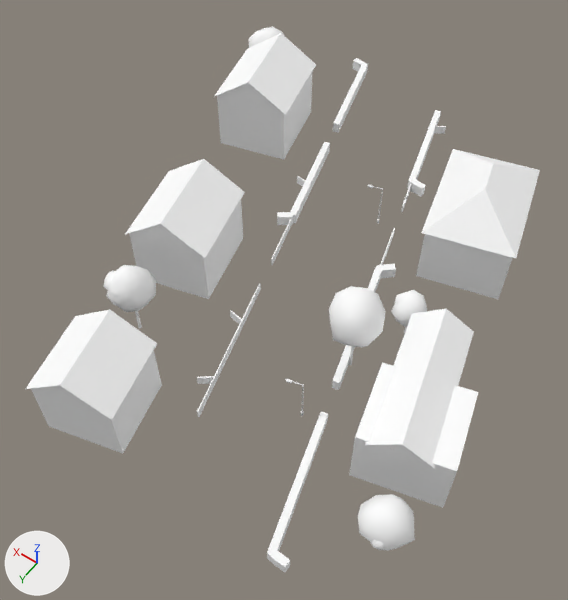
Renders of the glTF model cities/arlov-borggatan/pack/tiles/c-3_3.glb from each side of a commit.
The view is the same before and after, from a camera (50 mm lens) standing at (-178.1, 262.0, 76.9) and looking at (-146.8, 218.2, 8.1). Every picture has the same lights, and +X, +Y and +Z are marked at lower left. The older version comes first. Where no turn or scale is listed for an object, it has been applied to the vertices. Vertices at exactly the same position are counted once.

The first picture shows 'SM_Building_w208681051', 'SM_Building_w208681053', 'SM_Building_w208681054', 'SM_Building_w208681055', 'SM_Trees_-3_3', 'SM_Wall_Hedge_-3_3' and 1 more.
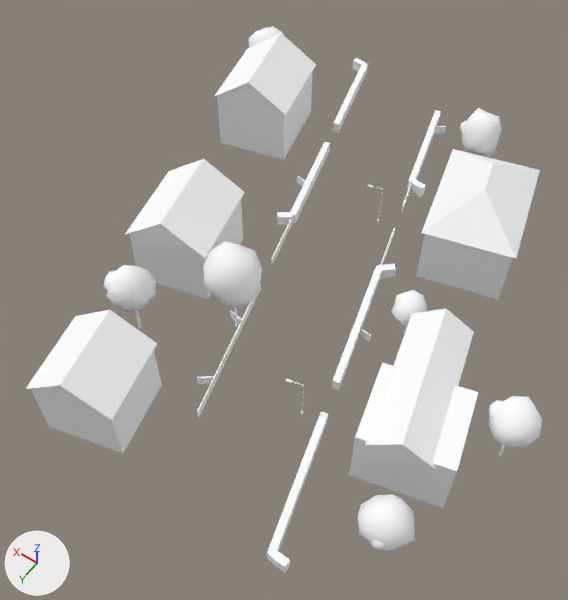
The newer file is also turned or shifted as a whole; pictures and numbers use the older file's frame.

What changed in the scene script:
```text
Change me_sm_trees__3_3:
    used by ob_sm_trees__3_3; location = (-145.9, 210.9, 11.7)
    remove me_sm_trees__3_3.from_pydata(...)  # 690 vertices, 1260 faces; spans x -26.6..26.6, y -26.6..26.6, z -6.0..6.0
    add me_sm_trees__3_3.from_pydata(...)  # 966 vertices, 1764 faces; spans x -31.1..26.6, y -26.6..26.6, z -6.1..7.4
    me_sm_trees__3_3 part 1: the loose piece of 12 vertices spanning x -11.1..-10.7, y 8.8..9.2, z -5.5..-0.4 is scaled about its middle by (0.828, 0.838, 0.793), then moved by (-17.7, 0.2, -0.9)
    me_sm_trees__3_3 part 2: the loose piece of 12 vertices spanning x 10.3..10.7, y 18.4..18.7, z -5.2..-1.0 is copied, and the copy is scaled about its middle by (1.06, 1.06, 1.26), then moved by (-8.5, -6.4, 0.5); it spans x 1.8..2.2, y 12.0..12.4, z -5.3..0.0
    me_sm_trees__3_3 part 3: the loose piece of 42 vertices spanning x -13.9..-8.0, y 6.4..12.0, z -0.3..6.0 is deleted
    me_sm_trees__3_3 part 4: 126 vertices added at x -31.1..-25.9, y 6.7..11.8, z -2.1..3.4
    me_sm_trees__3_3 part 5: 126 vertices added at x -10.6..-5.7, y -25.0..-20.4, z 0.1..5.9
    me_sm_trees__3_3 part 6: 126 vertices added at x -0.9..4.9, y 9.5..14.8, z -0.3..7.4
    other edits to the shape of me_sm_trees__3_3 do not show in these pictures
```

Where the change shows, as pixel boxes (x1, y1, x2, y2) in the pictures (568 x 600 px; the box of a moved part takes in the faces that stretch with it):
'SM_Trees_-3_3', reshaped (35% wider): before (103, 27, 427, 551); after (103, 27, 542, 551)
part 1 of me_sm_trees__3_3, moved or reshaped: before (349, 346, 354, 365); after (498, 445, 506, 456)
part 2 of me_sm_trees__3_3, added: after (234, 307, 238, 327)
part 3 of me_sm_trees__3_3, deleted: before (329, 286, 386, 348)
part 4 of me_sm_trees__3_3, added: after (489, 396, 542, 448)
part 5 of me_sm_trees__3_3, added: after (460, 107, 502, 157)
part 6 of me_sm_trees__3_3, added: after (203, 241, 262, 308)
